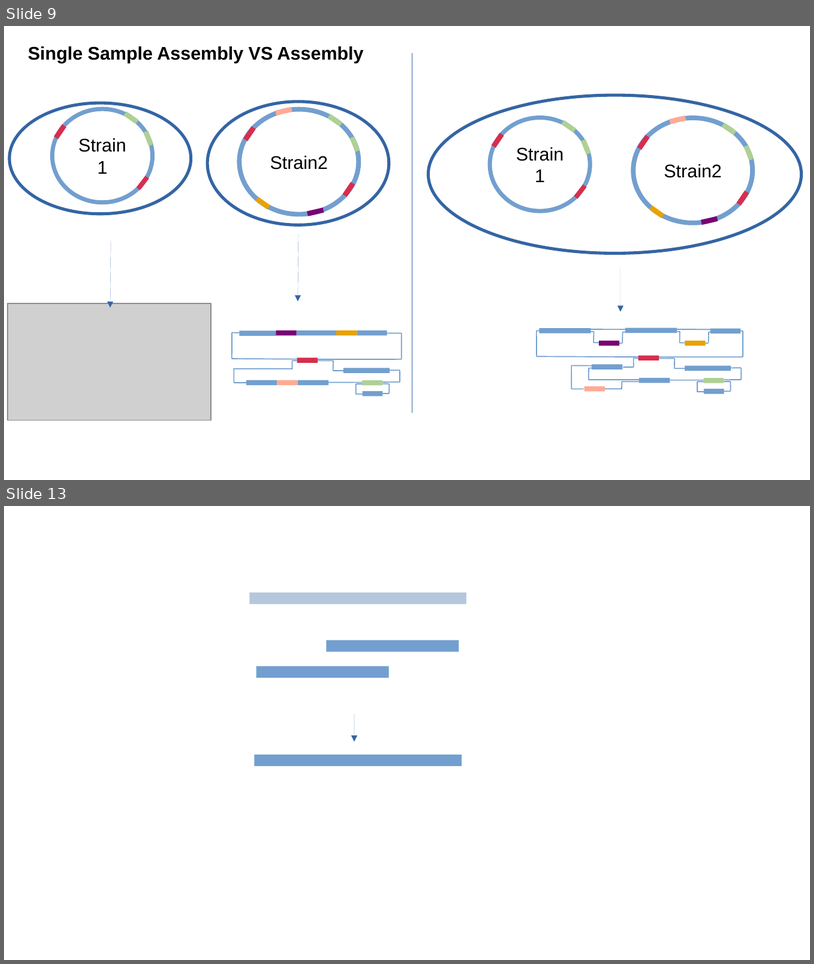
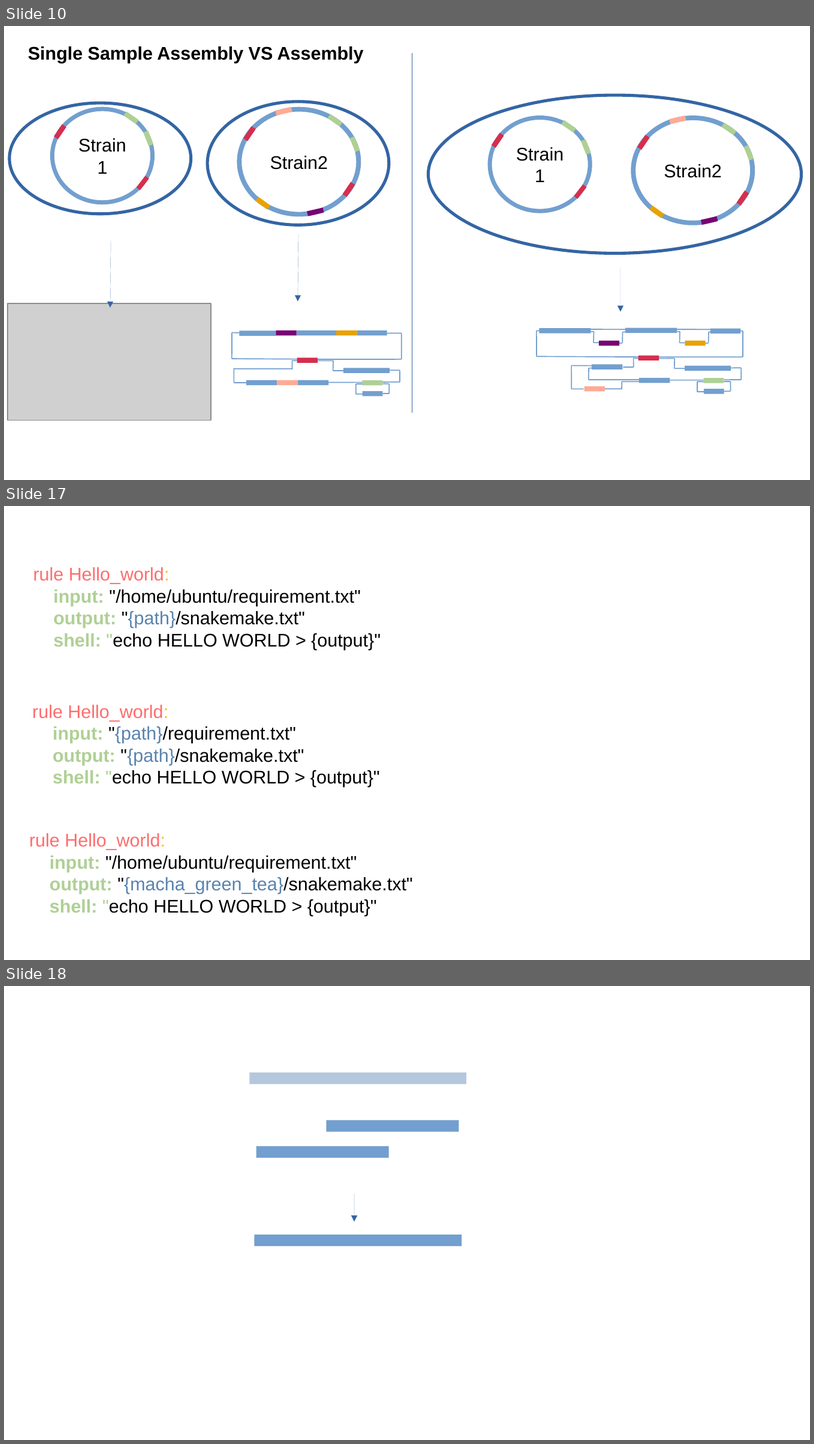
Before and after one commit to Sebastien-Raguideau/Ebame, a slide deck: Figures/ebame_figs.odp. Shown one above the other, each under a label of ours: slides 9 and 13 before the commit, slides 10, 17 and 18 after it; the slides between them are not shown. The pictures are 814x964 and 814x1444 pixels, drawn with LibreOffice and Linux fonts; fonts in the diff are those of the drawing; grey boxes stand for pictures. Boxes give left, top, right and bottom in pixels: in the first picture for what was removed or moved away, otherwise in the second. Text is boxed around its words. In the diff, an @@ line names an element or a change of style, - is before the commit and + after.

```diff
--- a/Figures/ebame_figs.odp
+++ b/Figures/ebame_figs.odp
@@ slide 17 added at bbox=[4, 506, 810, 960], background #FFFFFF @@
@@ text added at bbox=[33, 567, 381, 650], 18 pt, text #000000 @@
+rule Hello_world:
+input: "/home/ubuntu/requirement.txt"
+output: "{path}/snakemake.txt"
+shell: "echo HELLO WORLD > {output}"
@@ text added at bbox=[32, 705, 380, 787], 18 pt, text #000000 @@
+rule Hello_world:
+input: "{path}/requirement.txt"
+output: "{path}/snakemake.txt"
+shell: "echo HELLO WORLD > {output}"
@@ text added at bbox=[29, 833, 413, 916], 18 pt, text #000000 @@
+rule Hello_world:
+input: "/home/ubuntu/requirement.txt"
+output: "{macha_green_tea}/snakemake.txt"
+shell: "echo HELLO WORLD > {output}"
@@ what was slide 9 is now slide 10 @@
@@ what was slide 13 is now slide 18 @@
```
Also in this commit, not shown: 8 slides changed, 5 other slides added, 1 slide removed, 1 other file.
